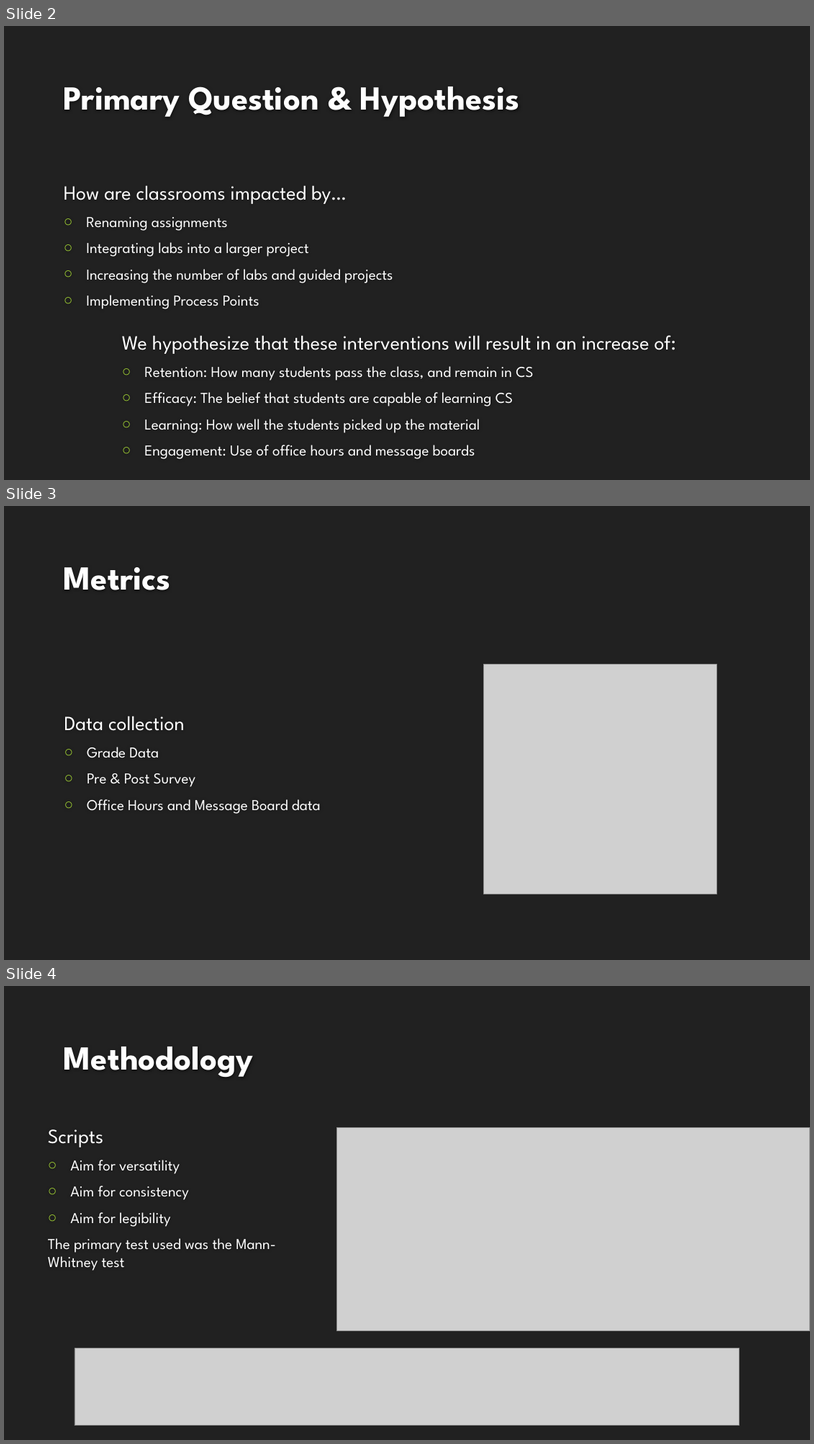
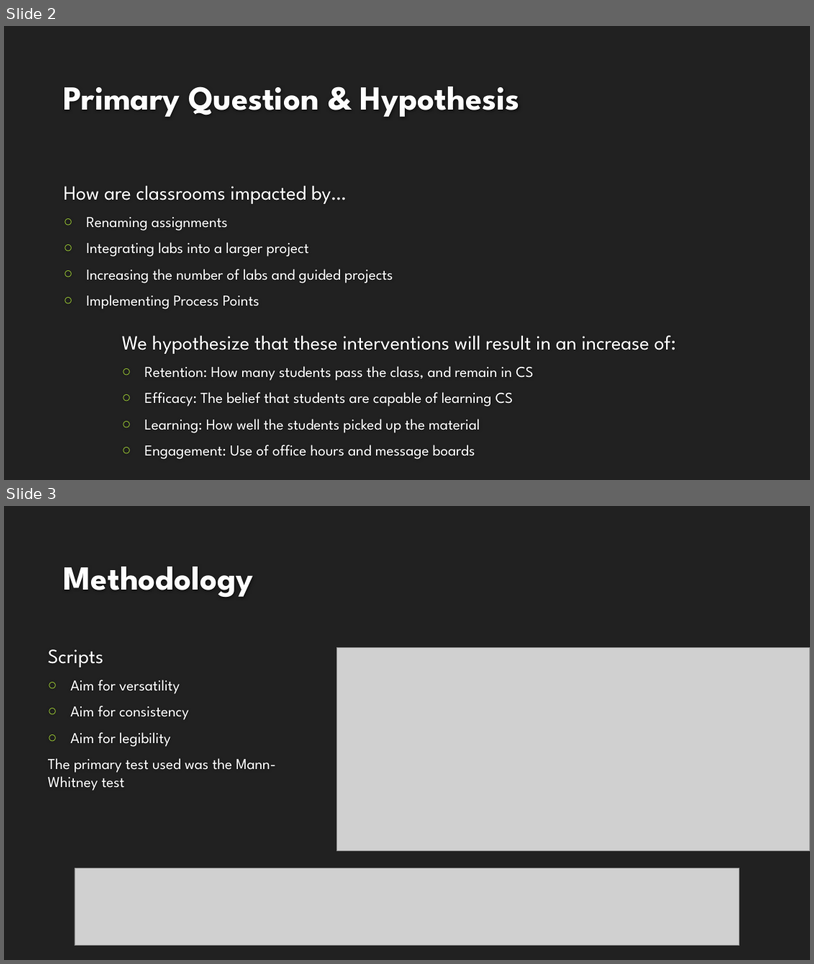
Before and after one commit to adamAbram/reu, a slide deck: CSC216 Comparison.pptx. Shown one above the other, each under a label of ours: slides 2, 3 and 4 before the commit, slides 2 and 3 after it. The pictures are 814x1444 and 814x964 pixels, drawn with LibreOffice and Linux fonts; fonts in the diff are those of the drawing; grey boxes stand for pictures; background and template pictures are left out. Boxes give left, top, right and bottom in pixels: in the first picture for what was removed or moved away, otherwise in the second. Text is boxed around its words. In the diff, an @@ line names an element or a change of style, - is before the commit and + after.

Commit message:
post meeting edits

```diff
--- a/CSC216 Comparison.pptx
+++ b/CSC216 Comparison.pptx
@@ slide 3 removed at bbox=[4, 506, 810, 960], background #212121 @@
@@ title removed at bbox=[64, 567, 170, 590] @@
-Metrics
@@ picture removed at bbox=[484, 664, 717, 894] @@
@@ text removed at bbox=[64, 716, 321, 813] @@
-Data collection
-○ Grade Data
-○ Pre & Post Survey
-○ Office Hours and Message Board data
@@ what was slide 4 is now slide 3 @@
```
Also in this commit, not shown: 3 slides added, 2 other slides removed, 1 other file.
